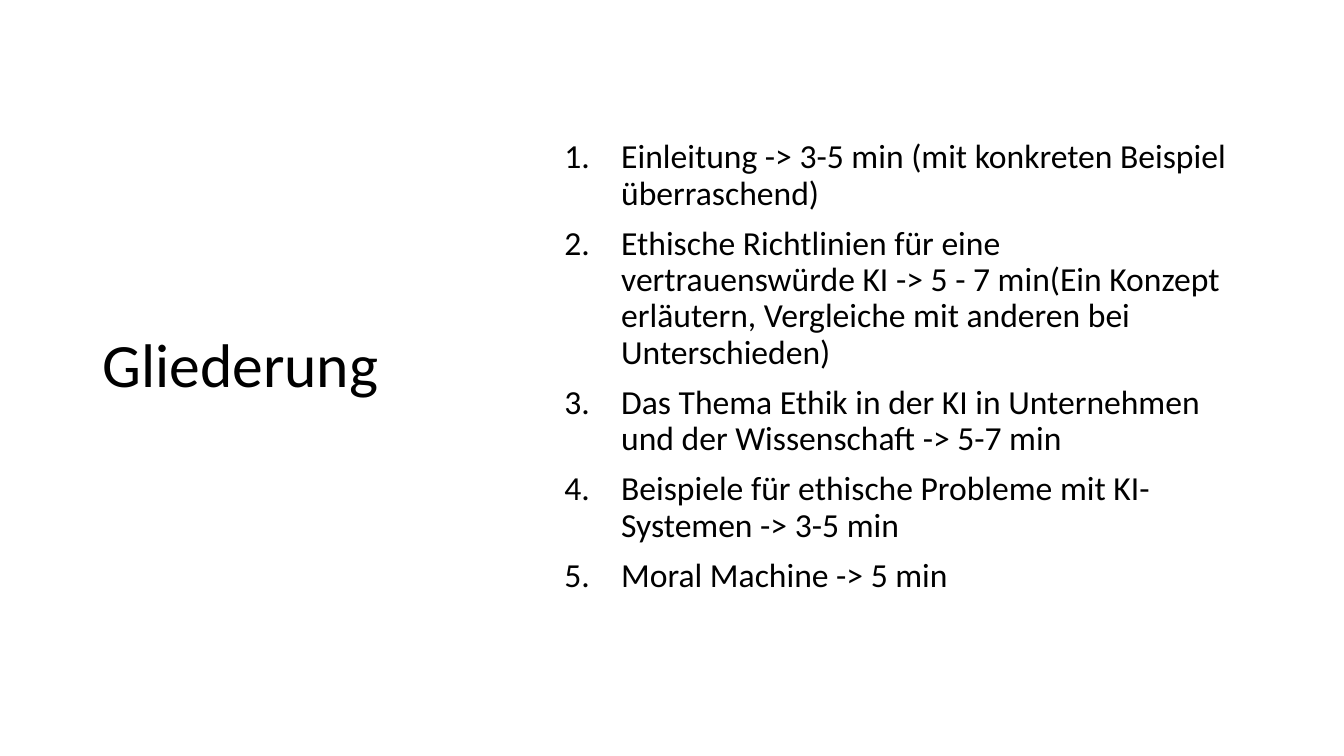
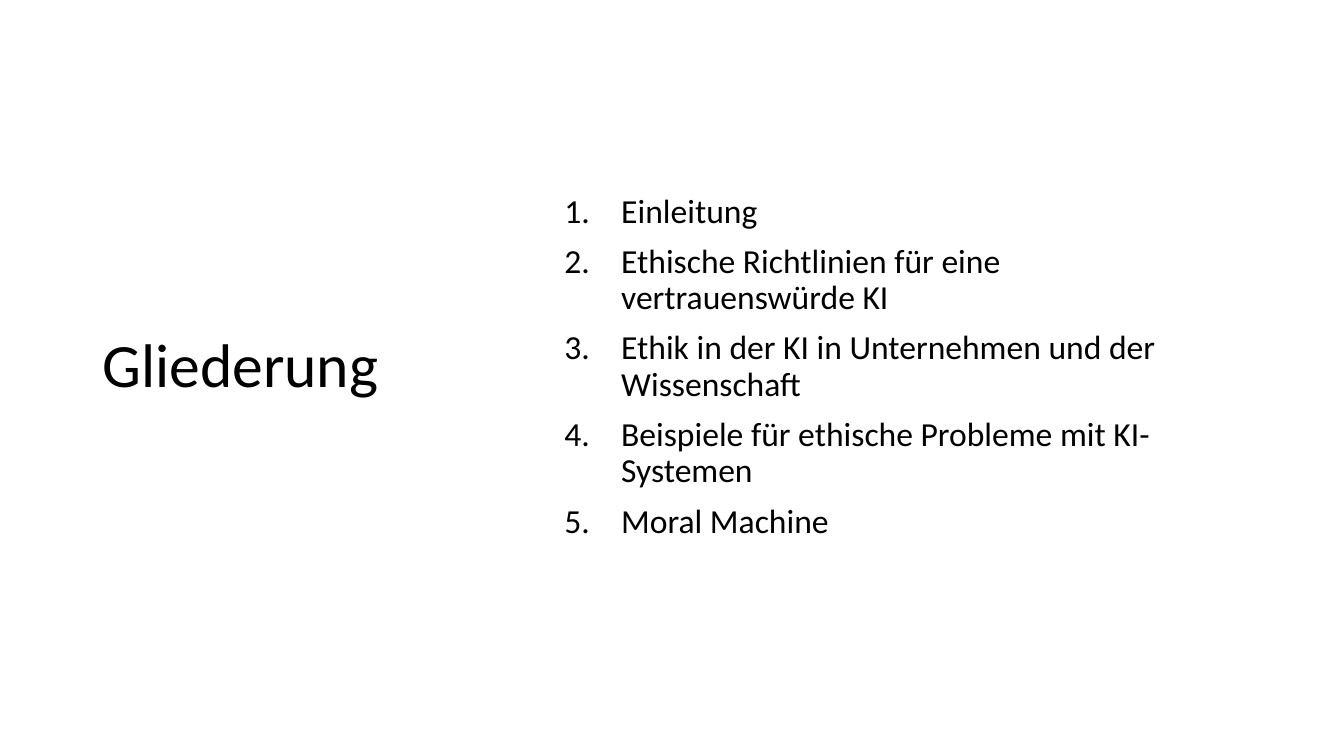
Before and after one commit to bosinoliver/ros-kinect-roboticarm, a slide deck: slide 2 of Kognitive Systeme Vortrag/Ethics in AI.pptx. Drawn at 1344x756 pixels with LibreOffice and Linux fonts; fonts in the diff are those of the drawing; background and template pictures are left out. Boxes give left, top, right and bottom in pixels: in the first picture for what was removed or moved away, otherwise in the second. Text is boxed around its words. In the diff, an @@ line names an element or a change of style, - is before the commit and + after.

```diff
--- a/Kognitive Systeme Vortrag/Ethics in AI.pptx
+++ b/Kognitive Systeme Vortrag/Ethics in AI.pptx
@@ text at bbox=[621, 199, 1155, 534]: text changed @@
-1. Einleitung -> 3-5 min (mit konkreten Beispiel überraschend)
-2. Ethische Richtlinien für eine vertrauenswürde KI -> 5 - 7 min(Ein Konzept erläutern, Vergleiche mit anderen bei Unterschieden)
-3. Das Thema Ethik in der KI in Unternehmen und der Wissenschaft -> 5-7 min
-4. Beispiele für ethische Probleme mit KI-Systemen -> 3-5 min
-5. Moral Machine -> 5 min
+1. Einleitung
+2. Ethische Richtlinien für eine vertrauenswürde KI
+3. Ethik in der KI in Unternehmen und der Wissenschaft
+4. Beispiele für ethische Probleme mit KI-Systemen
+5. Moral Machine
```
Also in this commit, not shown: 2 other slides changed, 7 slides added, 2 other files.
